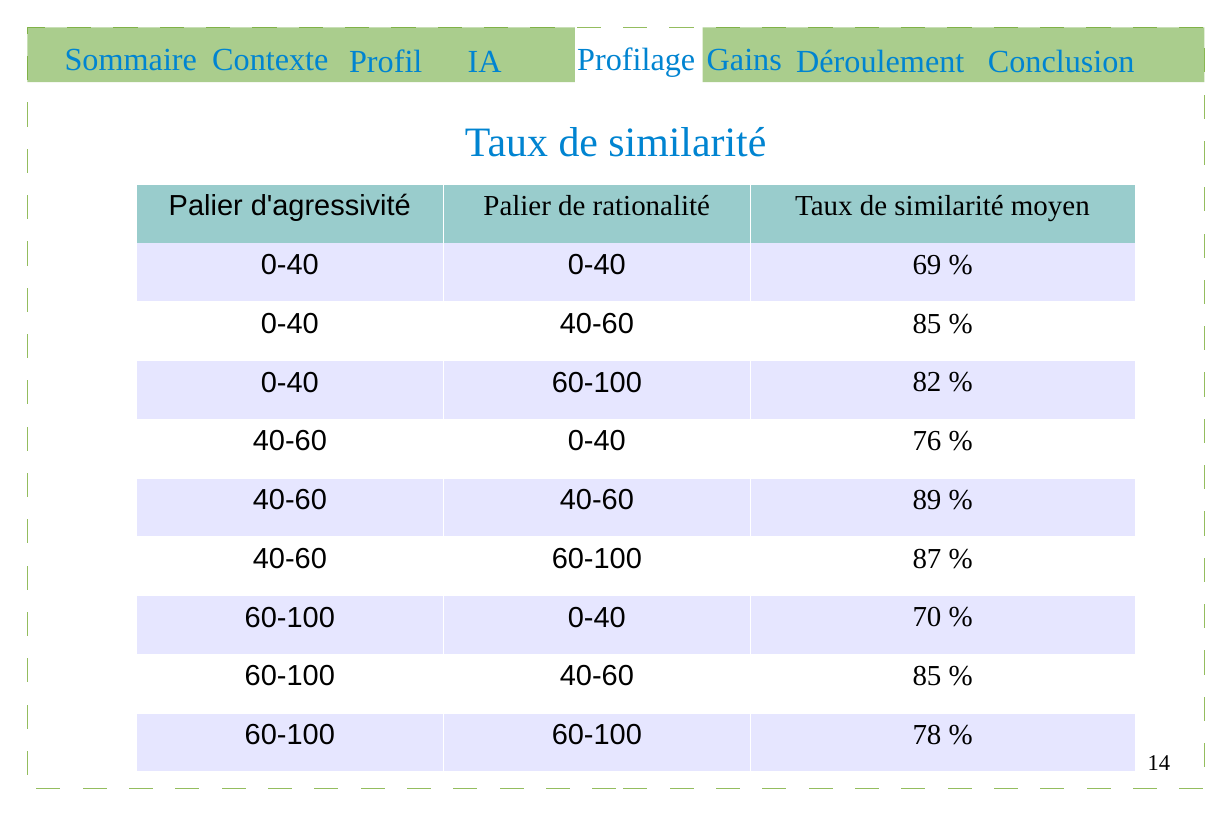
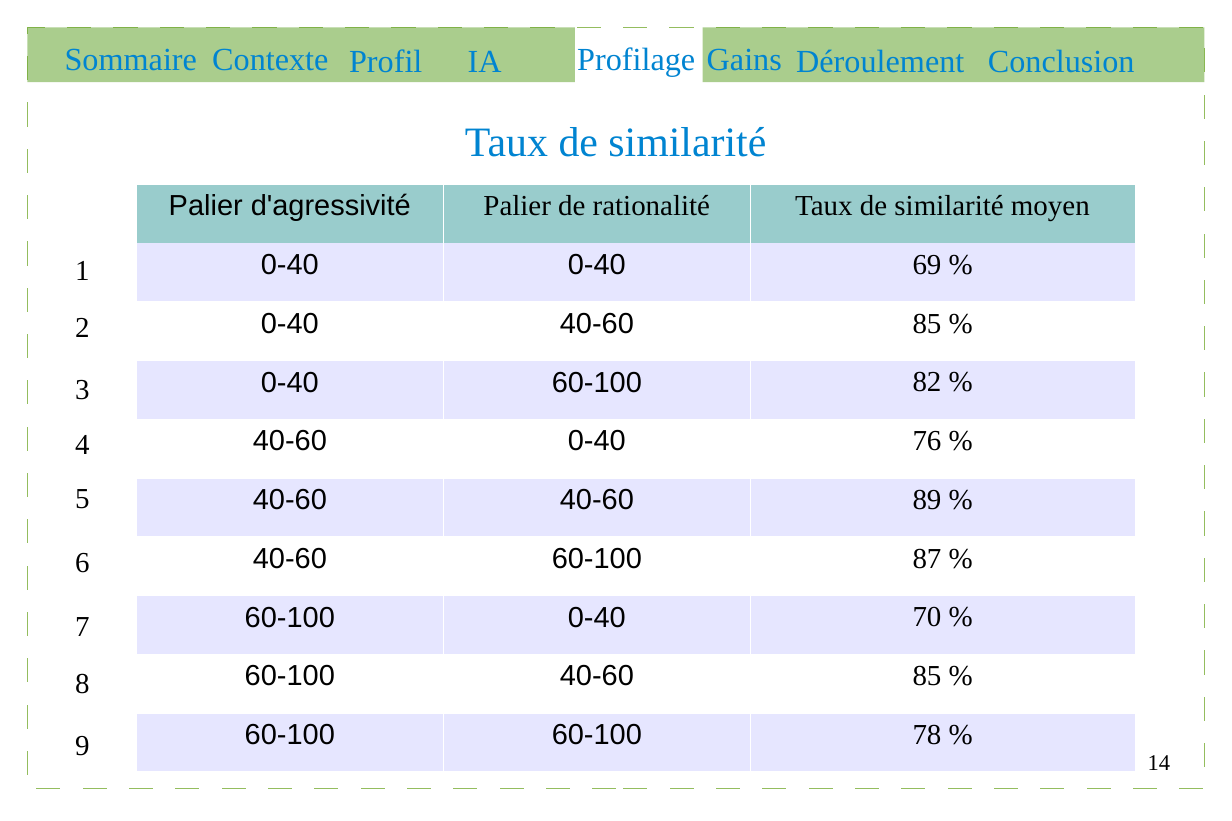
Before and after one commit to Gouga34/TERM1_Poker, a slide deck: slide 14 of Soutenance/presentation.odp. Drawn at 1232x821 pixels with LibreOffice and Linux fonts; fonts in the diff are those of the drawing. Boxes give left, top, right and bottom in pixels: in the first picture for what was removed or moved away, otherwise in the second. Text is boxed around its words. In the diff, an @@ line names an element or a change of style, - is before the commit and + after.

```diff
--- a/Soutenance/presentation.odp
+++ b/Soutenance/presentation.odp
@@ text added at (75, 261, 89, 280), 18 pt, text #000000 @@
+1
@@ text added at (75, 318, 89, 337), 18 pt, text #000000 @@
+2
@@ text added at (75, 380, 89, 400), 18 pt, text #000000 @@
+3
@@ text added at (75, 435, 89, 454), 18 pt, text #000000 @@
+4
@@ text added at (75, 489, 89, 509), 18 pt, text #000000 @@
+5
@@ text added at (75, 553, 89, 573), 18 pt, text #000000 @@
+6
@@ text added at (75, 617, 89, 636), 18 pt, text #000000 @@
+7
@@ text added at (75, 673, 89, 694), 18 pt, text #000000 @@
+8
@@ text added at (75, 736, 89, 756), 18 pt, text #000000 @@
+9
```
Also in this commit, not shown: 4 other slides changed.
